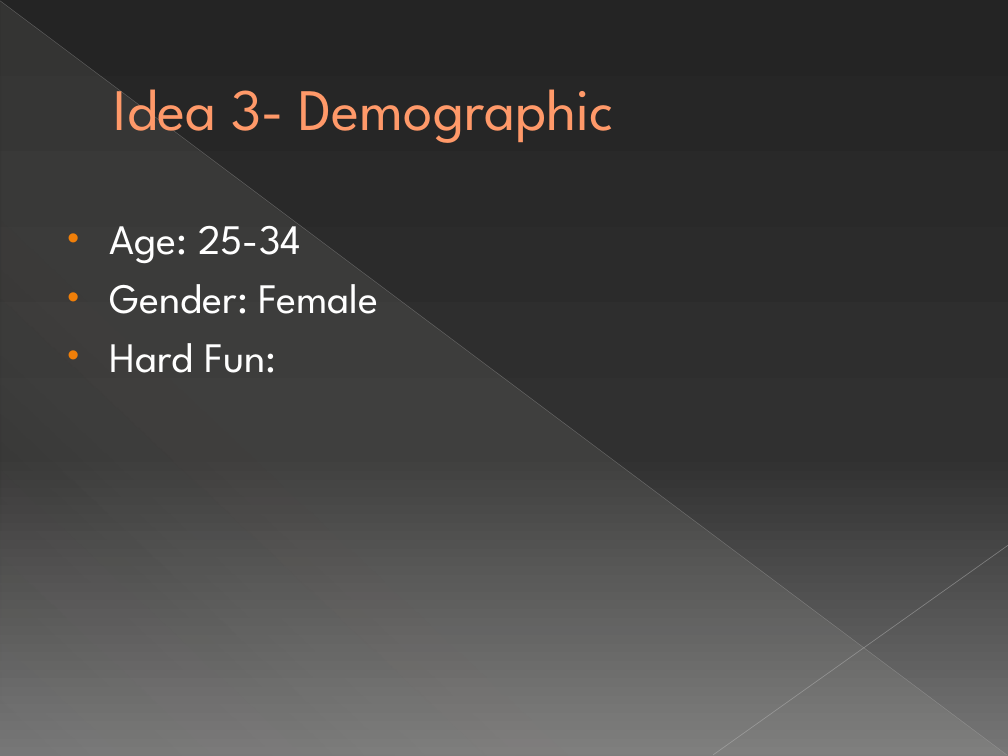
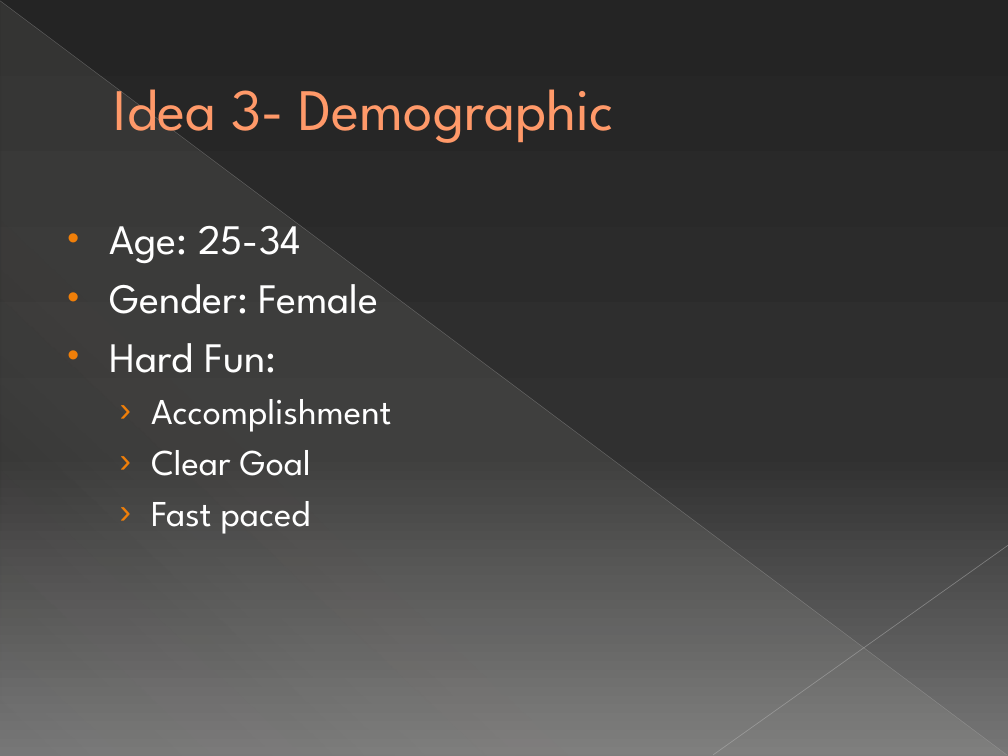
Before and after one commit to UoSGroupProjects1718/level-6-l6-group-1, a slide deck: slide 14 of L6 Group-1 Pitch 1.pptx. Drawn at 1008x756 pixels with LibreOffice and Linux fonts; fonts in the diff are those of the drawing. Boxes give left, top, right and bottom in pixels: in the first picture for what was removed or moved away, otherwise in the second. Text is boxed around its words. In the diff, an @@ line names an element or a change of style, - is before the commit and + after.

```diff
--- a/L6 Group-1 Pitch 1.pptx
+++ b/L6 Group-1 Pitch 1.pptx
@@ text at box(151, 399, 392, 534): paragraphs added @@
+  › Accomplishment
+  › Clear Goal
+  › Fast paced
```
Also in this commit, not shown: 4 other slides changed.
